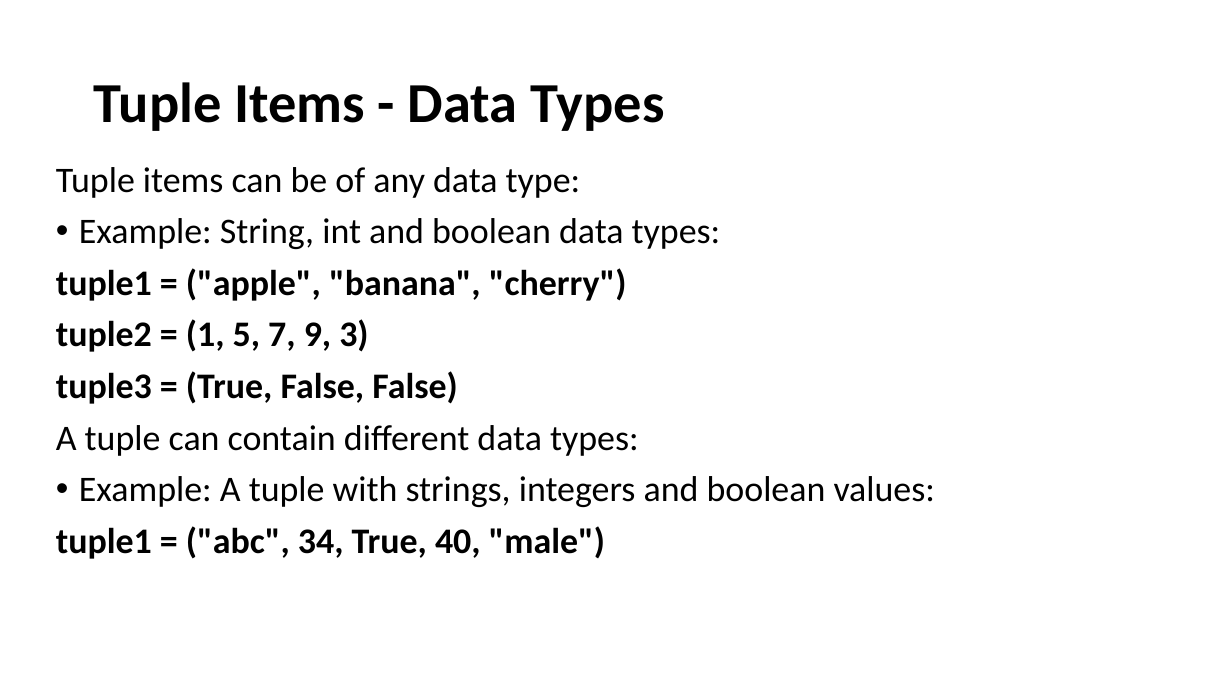
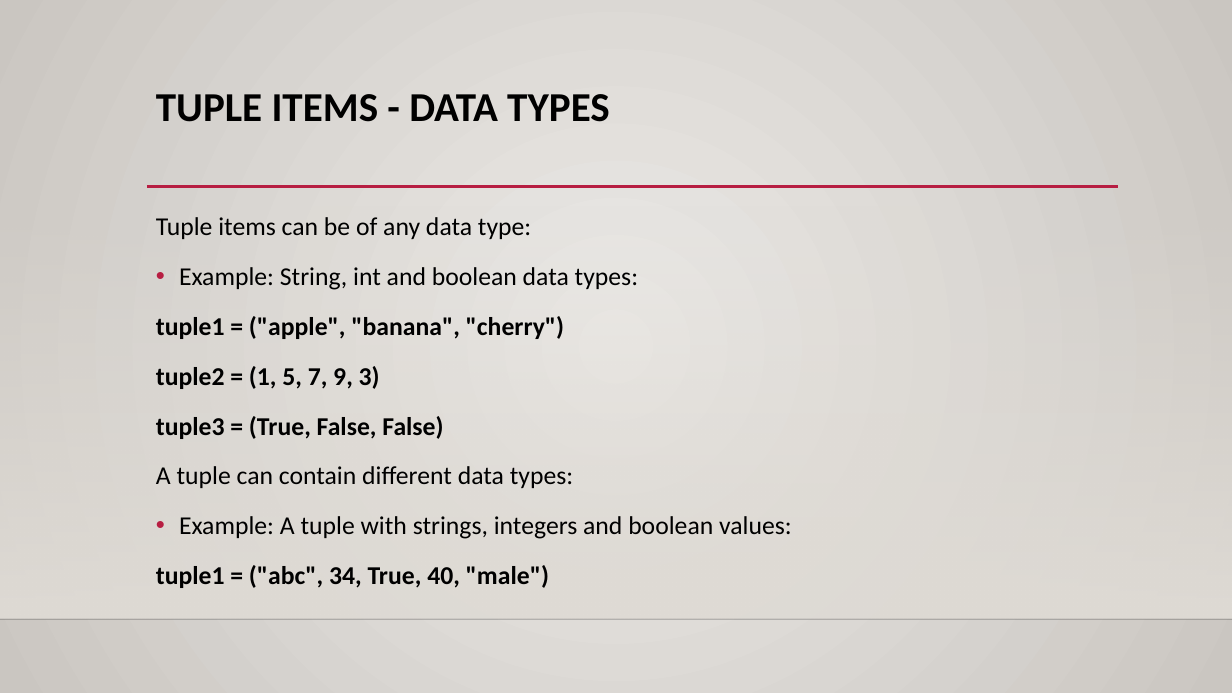
Before and after one commit to Gurpal-saghi-9/Python, a slide deck: slide 6 of PDF's Images/Python Tuples.pptx. Drawn at 1232x693 pixels with LibreOffice and Linux fonts; fonts in the diff are those of the drawing; background and template pictures are left out. Boxes give left, top, right and bottom in pixels: in the first picture for what was removed or moved away, otherwise in the second. Text is boxed around its words. In the diff, an @@ line names an element or a change of style, - is before the commit and + after.

```diff
--- a/PDF's Images/Python Tuples.pptx
+++ b/PDF's Images/Python Tuples.pptx
@@ background #FFFFFF to gradient #ECEAE7 to #CAC7C1 @@
@@ title "TUPLE ITEMS - DATA TYPES" at bbox=[156, 94, 610, 122]: vertical alignment middle to top @@
@@ title at bbox=[156, 94, 610, 122]: text changed; size 44 to 32 pt @@
-Tuple Items - Data Types
+TUPLE ITEMS - DATA TYPES
@@ rectangle added at bbox=[0, 204, 1232, 619], fill gradient #DFDBD5 @@
@@ text "Tuple items can be of ...": place and size @@
-text "Tuple items can be of ..." at bbox=[56, 167, 935, 559]
+text "Tuple items can be of ..." at bbox=[156, 217, 792, 588]
@@ text "Tuple items can be of ..." at bbox=[156, 217, 792, 588]: size 28 to 20 pt; line spacing 0.9 to 1.2 @@
@@ line added from (147, 187) to (1118, 187), #B71E42 2.5 pt @@
@@ line added from (0, 619) to (1232, 619), #000001 1 pt @@
```
Also in this commit, not shown: 31 other slides changed, 3 other files.
